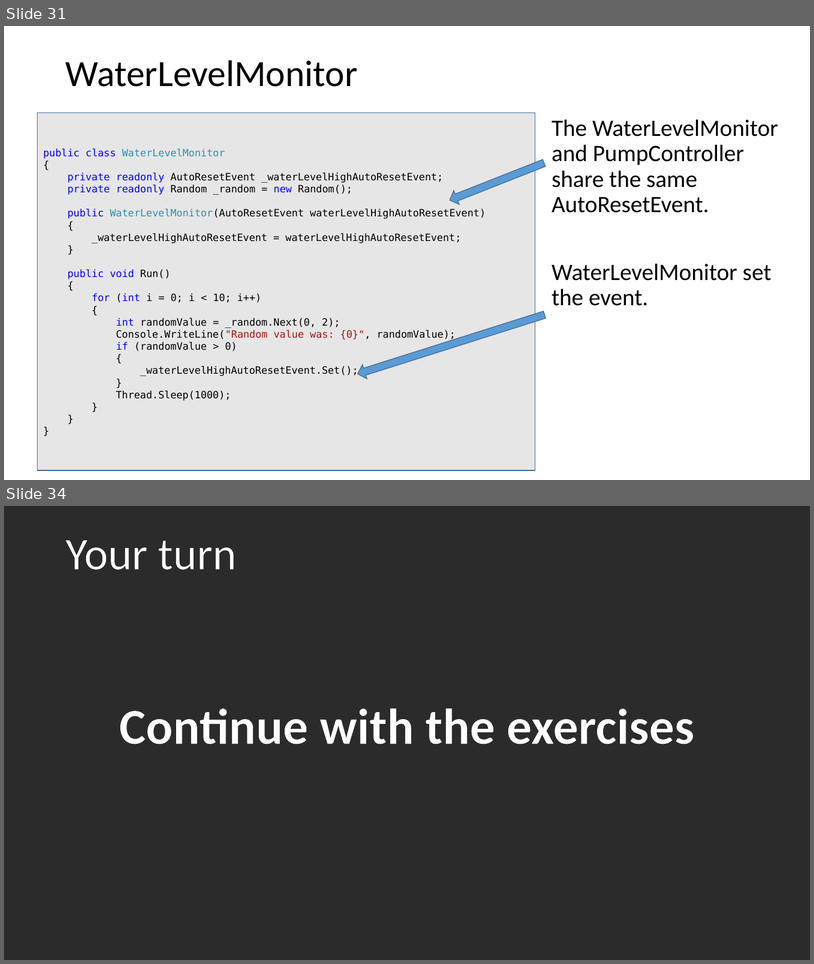
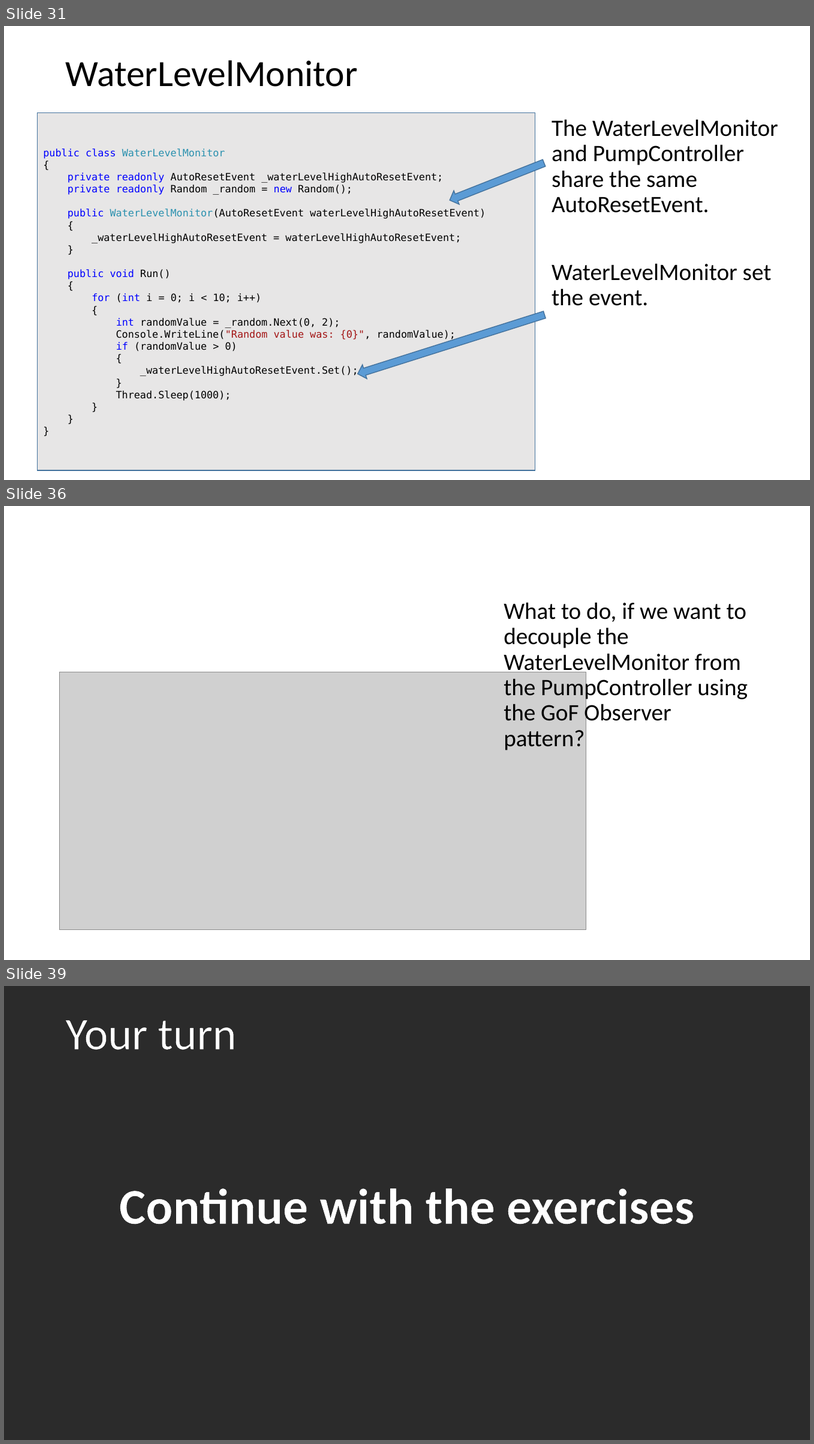
Before and after one commit to codesmurf/st3its3_teaching, a slide deck: 07 Thread Synchronization 2/Thread Synchronization pt 2.pptx. Shown one above the other, each under a label of ours: slides 31 and 34 before the commit, slides 31, 36 and 39 after it; the slides between them are not shown. The pictures are 814x964 and 814x1444 pixels, drawn with LibreOffice and Linux fonts; fonts in the diff are those of the drawing; grey boxes stand for pictures; background and template pictures are left out; a plain dark background stands for a picture behind light text. Boxes give left, top, right and bottom in pixels: in the first picture for what was removed or moved away, otherwise in the second. Text is boxed around its words. In the diff, an @@ line names an element or a change of style, - is before the commit and + after.

Commit message:
added observer with threads and resetevents

```diff
--- a/07 Thread Synchronization 2/Thread Synchronization pt 2.pptx
+++ b/07 Thread Synchronization 2/Thread Synchronization pt 2.pptx
@@ slide 36 added at [4, 506, 810, 960], background #FFFFFF @@
@@ text added at [504, 602, 748, 750], 28 pt, text #000000 @@
+What to do, if we want to decouple the WaterLevelMonitor from the PumpController using the GoF Observer pattern?
@@ picture added at [60, 672, 587, 930] @@
@@ what was slide 34 is now slide 39 @@
```
Also in this commit, not shown: 2 slides changed, 4 other slides added, 2 other files.
